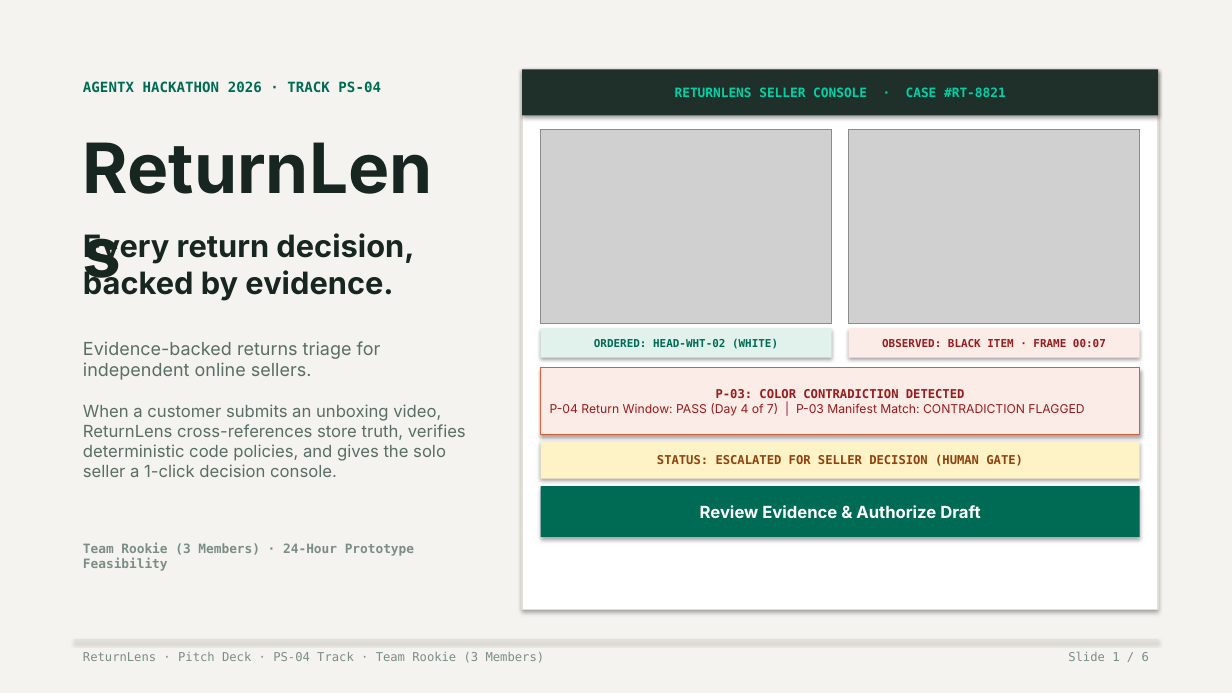
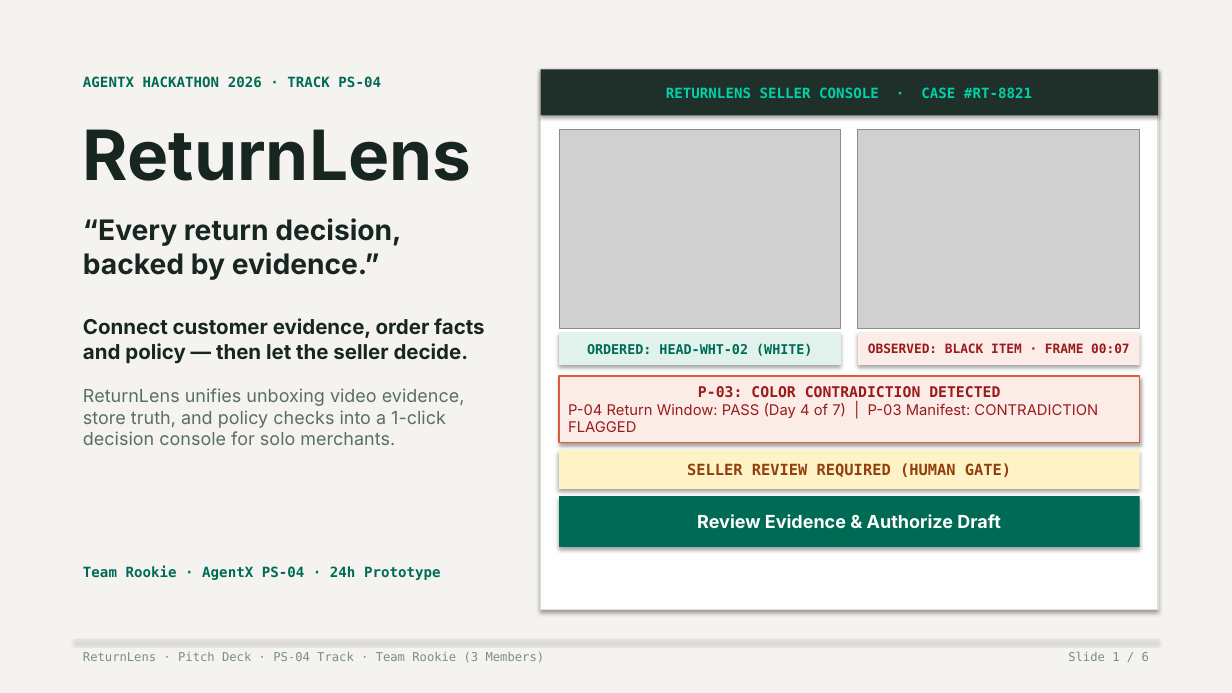
Before and after one commit to lenamkhanhh/hack4hack, a slide deck: slide 1 of ReturnLens_v4.pptx. Drawn at 1232x693 pixels with LibreOffice and Linux fonts; fonts in the diff are those of the drawing; grey boxes stand for pictures. Boxes give left, top, right and bottom in pixels: in the first picture for what was removed or moved away, otherwise in the second. Text is boxed around its words. In the diff, an @@ line names an element or a change of style, - is before the commit and + after.

```diff
--- a/ReturnLens_v4.pptx
+++ b/ReturnLens_v4.pptx
@@ text "AGENTX HACKATHON 2026 · TRACK ...": place and size @@
-text "AGENTX HACKATHON 2026 · TRACK ..." at (83, 81, 381, 93)
+text "AGENTX HACKATHON 2026 · TRACK ..." at (83, 76, 381, 88)
@@ rectangle "RETURNLENS SELLER CONSOLE · CASE ...": place and size @@
-rectangle "RETURNLENS SELLER CONSOLE · CASE ..." at (522, 69, 1158, 116)
+rectangle "RETURNLENS SELLER CONSOLE · CASE ..." at (541, 69, 1158, 116)
@@ rectangle "RETURNLENS SELLER CONSOLE · CASE ..." at (541, 69, 1158, 116): size 10 to 11 pt @@
@@ rectangle: place and size @@
-rectangle at (522, 69, 1158, 610)
+rectangle at (541, 69, 1158, 610)
@@ text "ReturnLens" rewrapped from (83, 425, 173, 437) to (83, 129, 471, 181) @@
@@ picture: place and size @@
-picture at (541, 129, 832, 323)
+picture at (559, 129, 841, 328)
@@ picture: place and size @@
-picture at (848, 129, 1140, 323)
+picture at (858, 129, 1140, 328)
@@ text at (83, 218, 401, 280): text changed; size 24 to 22 pt @@
-Every return decision, backed by evidence.
+“Every return decision, backed by evidence.”
@@ text at (83, 318, 485, 445): text changed; size 13 to 14 pt @@
-Evidence-backed returns triage for independent online sellers.
-When a customer submits an unboxing video, ReturnLens cross-references store truth, verifies deterministic code policies, and gives the solo seller a 1-click decision console.
+Connect customer evidence, order facts and policy — then let the seller decide.
+ReturnLens unifies unboxing video evidence, store truth, and policy checks into a 1-click decision console for solo merchants.
@@ rectangle "ORDERED: HEAD-WHT-02 (WHITE)": place and size @@
-rectangle "ORDERED: HEAD-WHT-02 (WHITE)" at (541, 328, 832, 358)
+rectangle "ORDERED: HEAD-WHT-02 (WHITE)" at (559, 333, 841, 365)
@@ rectangle "ORDERED: HEAD-WHT-02 (WHITE)" at (559, 333, 841, 365): size 8.5 to 10.5 pt @@
@@ rectangle "OBSERVED: BLACK ITEM · FRAME ...": place and size @@
-rectangle "OBSERVED: BLACK ITEM · FRAME ..." at (848, 328, 1140, 358)
+rectangle "OBSERVED: BLACK ITEM · FRAME ..." at (858, 333, 1140, 365)
@@ rectangle "OBSERVED: BLACK ITEM · FRAME ..." at (858, 333, 1140, 365): size 8.5 to 10 pt @@
@@ rectangle "P-03: COLOR CONTRADICTION DETECTED": place and size @@
-rectangle "P-03: COLOR CONTRADICTION DETECTED" at (541, 368, 1140, 434)
+rectangle "P-03: COLOR CONTRADICTION DETECTED" at (559, 376, 1140, 443)
@@ text in rectangle at (698, 386, 1000, 398): size 9.5 to 11.5 pt in "P-03: COLOR CONTRADICTION DETECTED" @@
@@ text in rectangle at (568, 403, 1098, 432): text changed; size 9.5 to 11.5 pt @@
-P-04 Return Window: PASS (Day 4 of 7) | P-03 Manifest Match: CONTRADICTION FLAGGED
+P-04 Return Window: PASS (Day 4 of 7) | P-03 Manifest: CONTRADICTION FLAGGED
@@ rectangle "SELLER REVIEW REQUIRED (HUMAN GATE)": place and size @@
-rectangle "SELLER REVIEW REQUIRED (HUMAN GATE)" at (541, 442, 1140, 479)
+rectangle "SELLER REVIEW REQUIRED (HUMAN GATE)" at (559, 450, 1140, 489)
@@ text in rectangle at (687, 463, 1011, 477): text changed; size 9.5 to 12 pt @@
-STATUS: ESCALATED FOR SELLER DECISION (HUMAN GATE)
+SELLER REVIEW REQUIRED (HUMAN GATE)
@@ rectangle "Review Evidence & Authorize Draft": place and size @@
-rectangle "Review Evidence & Authorize Draft" at (541, 486, 1140, 537)
+rectangle "Review Evidence & Authorize Draft" at (559, 496, 1140, 547)
@@ rectangle "Review Evidence & Authorize Draft" at (559, 496, 1140, 547): size 13 to 14 pt @@
@@ text at (83, 566, 441, 580): text changed; size 10 to 11 pt; text colour #7A8E85 to #006B55 @@
-Team Rookie (3 Members) · 24-Hour Prototype Feasibility
+Team Rookie · AgentX PS-04 · 24h Prototype
```
Also in this commit, not shown: 5 other slides changed, 26 other files.
